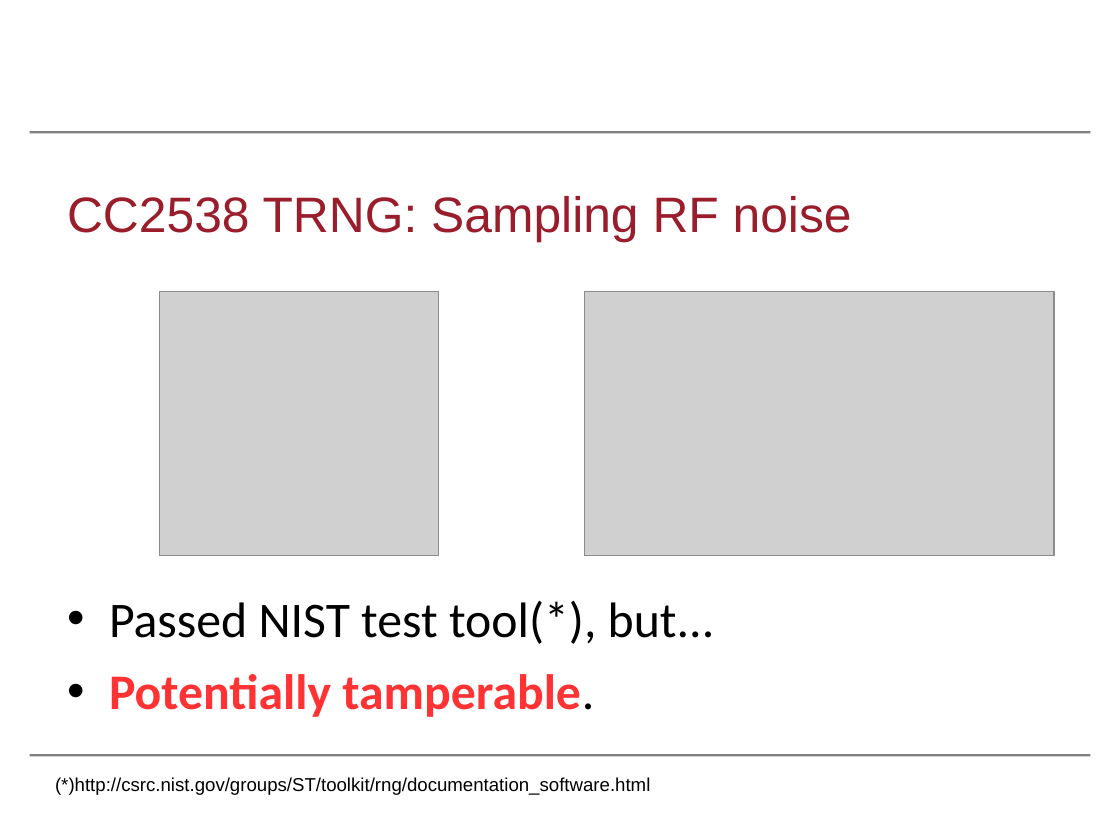
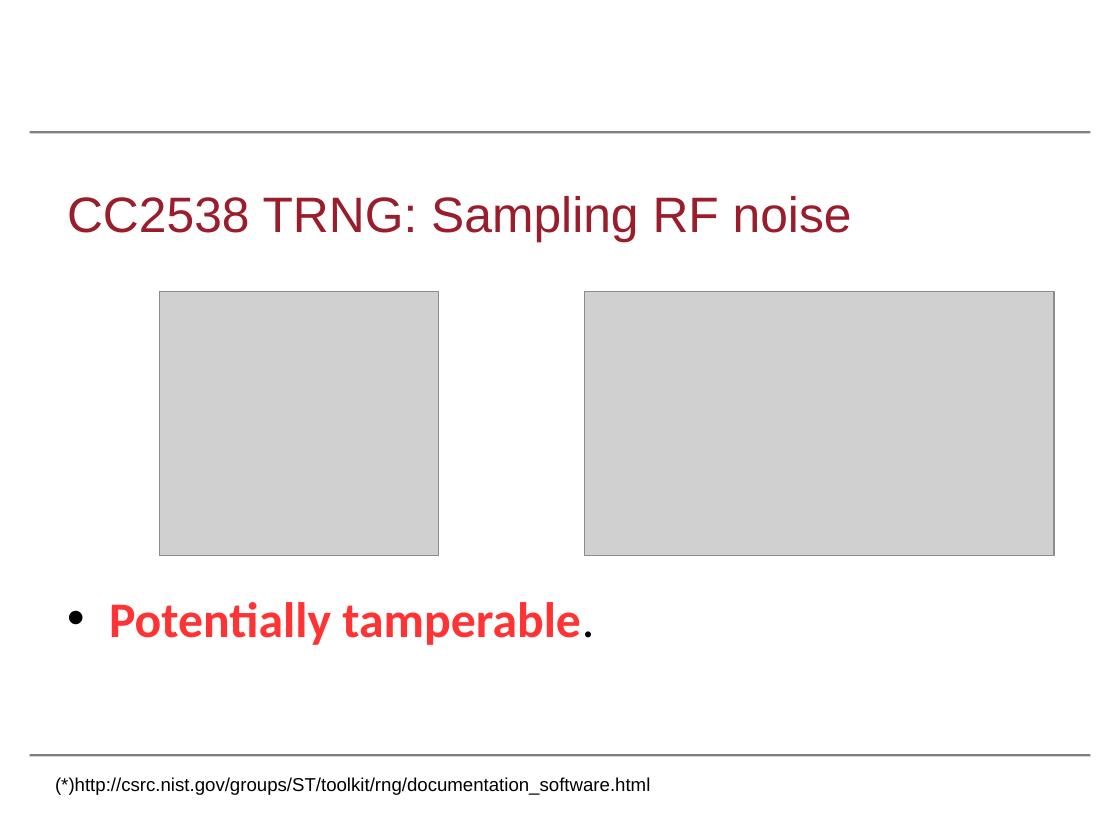
Before and after one commit to Salties/MI-Side-Channel-DTLS, a slide deck: slide 8 of Writings/Cryptographic_Randomness_On_A_CC2538/slides/wifs2016.odp. Drawn at 1120x840 pixels with LibreOffice and Linux fonts; fonts in the diff are those of the drawing; grey boxes stand for pictures; background and template pictures are left out. Boxes give left, top, right and bottom in pixels: in the first picture for what was removed or moved away, otherwise in the second. Text is boxed around its words. In the diff, an @@ line names an element or a change of style, - is before the commit and + after.

```diff
--- a/Writings/Cryptographic_Randomness_On_A_CC2538/slides/wifs2016.odp
+++ b/Writings/Cryptographic_Randomness_On_A_CC2538/slides/wifs2016.odp
@@ text at (109,600,715,644): paragraph removed @@
-• Passed NIST test tool(*), but...
```
Also in this commit, not shown: 5 other slides changed, 1 slide added, 1 slide removed, 1 other file.
